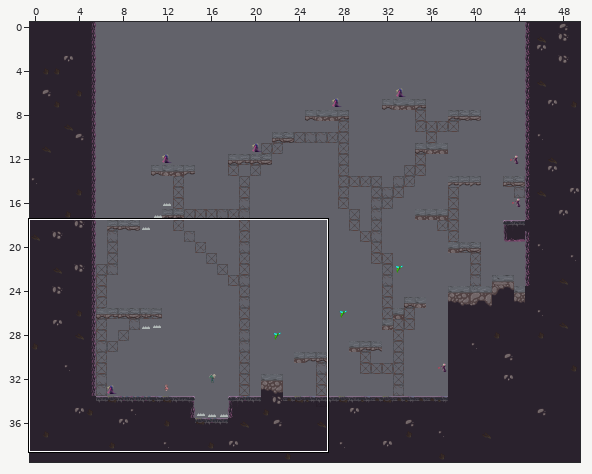
Tiled map (JSON), stored at Eudaemon/assets/levels/level3.json. Above: a wide view before the commit, with the close-up outlined.
Close-up. Before the edit:
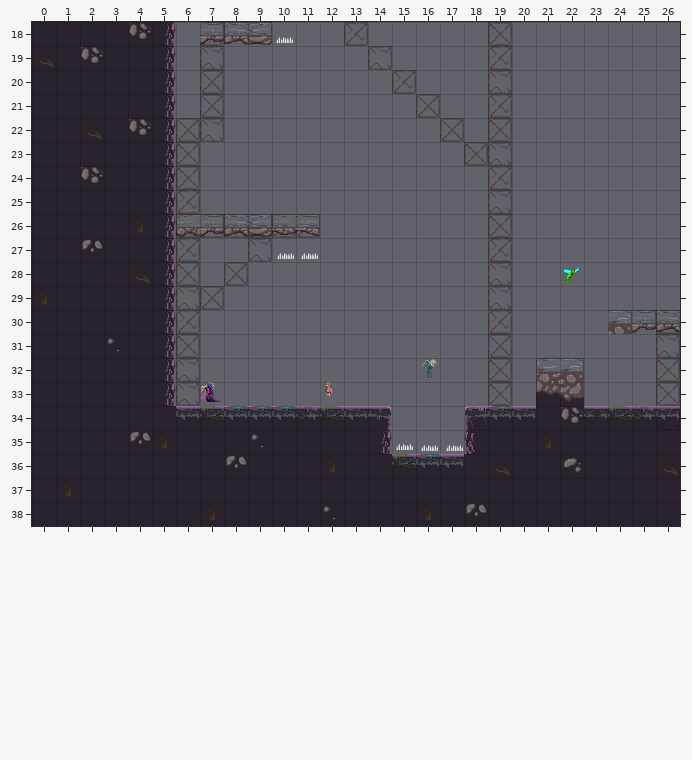
Cells are 32x32 px. Shown: x 0..26, y 18..38. The commit also changed other parts of the map, which this record leaves out.
After the commit:
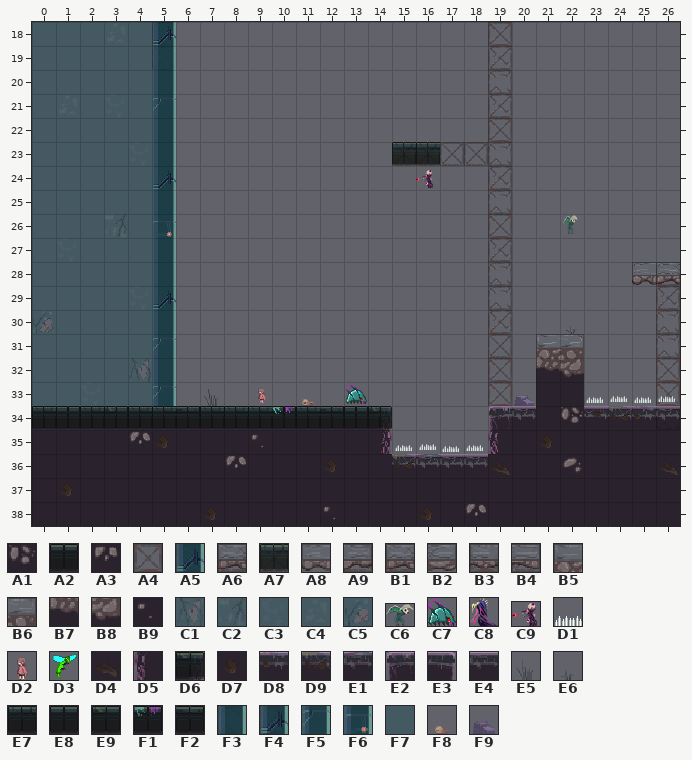
Key: from "Eudaemon Tilleset": A1 10 "DeepDirt1x1A", A2 11 "DeepDirt1x1B", A3 16 "DirtDeepDirt1x1D", A4 19 "Scaffolding1x1A", A5 20 "Scaffolding1x1B", A6 21 "Scaffolding1x1C", A7 22 "Scaffolding1x1D", A8 25 "ConcreteNoBottom2x1_1A", A9 26 "ConcreteNoBottom2x1_2A", B1 27 "ConcreteNoBottom2x1_1B", B2 28 "ConcreteNoBottom2x1_2B", B3 29 "ConcreteNoBottom2x1_1C", B4 30 "ConcreteNoBottom2x1_2C", B5 31 "ConcreteDirtBottom2x2_1A", B6 32 "ConcreteDirtBottom2x2_2A", B7 33 "ConcreteDirtBottom2x2_3A", B8 34 "ConcreteDirtBottom2x2_4A", B9 53 "DeepDirt1x1D", C1 55 "BGConcreteA", C2 56 "BGConcreteB", C3 57 "BGConcreteC", C4 58 "BGConcreteD", C5 59 "BGConcreteE", C6 80 "flyGuardian", C7 82 "goomba", C8 83 "goombaTracking", C9 85 "projectile", D1 86 "spike", D2 87 "momo", D3 88 "fly", D4 89 "CorruptedDirtC", D5 92 "CorruptedLeftA", D6 93 "CorruptedRightA", D7 105 "CorruptedDirtB", D8 107 "CorruptedTopC", D9 108 "CorruptedTopD", E1 109 "CorruptedTopE", E2 118 "CorruptedEndLeftA", E3 119 "CorruptedEndRightA", E4 122 "CorruptedTopA", E5 132 "GrassB", E6 133 "GrassC", E7 142 "TiledFloorB", E8 143 "TiledFloorA", E9 144 "TiledFloorC", F1 145 "TiledFloorE", F2 146 "TiledFloorD", F3 148 "MetalPlatformDVert", F4 150 "MetalPlatformFVert", F5 153 "MetalPlatformAVert", F6 154 "MetalPlatformBVert", F7 156 "MetalWallBGA", F8 161 "skulls", F9 163 "rock".
__ is an empty cell.
Objects are placed by their top-left corner, in cells (3,4 is the top-left corner of cell 3,4); size is 1x1 cell unless given.
See-through tiles are keyed as they look on the map.
Diff:
Layer "TileLayerBG2":
y 18: x 0..5 __ __ __ __ __ __ -> F7 F7 F7 C4 F7 F7
y 19..20: x 0..5 __ __ __ __ __ __ -> F7 F7 F7 F7 F7 F7
y 21: x 0..5 __ __ __ __ __ __ -> F7 C4 F7 C3 F7 F7
y 22: x 0..5 __ __ __ __ __ __ -> F7 F7 F7 F7 F7 F7
y 23: x 0..5 __ __ __ __ __ __ -> F7 F7 F7 F7 C3 F7
y 24..25: x 0..5 __ __ __ __ __ __ -> F7 F7 F7 F7 F7 F7
y 26: x 0..5 __ __ __ __ __ __ -> F7 F7 F7 C2 F7 F7
y 27: x 0..5 __ __ __ __ __ __ -> F7 C3 F7 F7 F7 F7
y 28: x 0..5 __ __ __ __ __ __ -> F7 F7 F7 F7 F7 F7
y 29: x 0..5 __ __ __ __ __ __ -> F7 F7 F7 F7 C3 F7
y 30: x 0..5 __ __ __ __ __ __ -> C5 F7 F7 F7 F7 F7
y 31: x 0..5 __ __ __ __ __ __ -> F7 F7 F7 F7 F7 F7
y 32: x 0..5 __ __ __ __ __ __ -> F7 F7 F7 F7 C1 F7
y 33: x 0..5 __ __ __ __ __ __ -> F7 F7 C3 F7 F7 F7
y 34: x 0..14 __ __ __ __ __ __ __ __ __ __ __ __ __ __ __ -> A2 A2 A2 A2 A2 A2 A2 A2 A2 A2 A2 A2 A2 A2 D6
Layer "TileLayerBG":
y 18: x 5 __ -> A5; x 7 A7 -> __; x 13 A6 -> __
y 19: x 5 __ -> A5; x 7 A5 -> __; x 14 A5 -> __
y 20: x 7 A7 -> __; x 15 A6 -> __
y 21: x 7 A7 -> __; x 16 A7 -> __
y 22: x 6..7 A7 A5 -> __ __; x 17 A7 -> __
y 23: x 6 A4 -> __; x 15..18 __ __ __ A4 -> A7 A7 A7 A7
y 24: x 6 A4 -> __
y 25: x 6 A6 -> __
y 26: x 6..11 A7 A6 A5 A7 A4 A7 -> __ __ __ __ __ __
y 27: x 6 A6 -> __; x 9 A5 -> __
y 28: x 6 A4 -> __; x 8 A7 -> __; x 26 __ -> A6
y 29: x 6..7 A5 A7 -> __ __; x 26 __ -> A6
y 30: x 6 A6 -> __; x 22 __ -> E6; x 26 A7 -> A5
y 31: x 6 A4 -> __
y 32: x 6 A5 -> __
y 33: x 6..7 A5 __ -> __ E5; x 11 __ -> F8; x 20 __ -> F9
Layer "TileLayerFG":
y 18: x 0..5 A2 A2 A2 A2 A1 D6 -> __ __ __ __ __ F4; x 7..9 A9 B1 B2 -> __ __ __
y 19: x 0..5 D4 A2 A1 A2 A2 D6 -> __ __ __ __ __ F3
y 20: x 0..5 A2 A2 A2 A2 A2 D6 -> __ __ __ __ __ F3
y 21: x 0..5 A2 A2 A2 A2 A2 D6 -> __ __ __ __ __ F5
y 22: x 0..5 A2 A2 D4 A2 A1 D6 -> __ __ __ __ __ F3
y 23: x 0..5 A2 A2 A2 A2 A2 D6 -> __ __ __ __ __ F3; x 15..16 __ __ -> E7 E7
y 24: x 0..5 A2 A2 A1 A2 A2 D6 -> __ __ __ __ __ F4
y 25: x 0..5 A2 A2 A2 A2 A2 D6 -> __ __ __ __ __ F3
y 26: x 0..11 A2 A2 A2 A2 D7 D6 A8 A9 B1 B2 B3 B4 -> __ __ __ __ __ F6 __ __ __ __ __ __
y 27: x 0..5 A2 A2 A3 A2 A2 D6 -> __ __ __ __ __ F3
y 28: x 0..5 A2 A2 A2 A2 D4 D6 -> __ __ __ __ __ F3; x 25..26 __ __ -> A8 B1
y 29: x 0..5 D7 A2 A2 A2 A2 D6 -> __ __ __ __ __ F4
y 30: x 0..5 A2 A2 A2 A2 A2 D6 -> __ __ __ __ __ F3; x 24..26 B6 A9 B1 -> __ __ __
y 31: x 0..5 A2 A2 A2 B9 A2 D6 -> __ __ __ __ __ F5; x 21..22 __ __ -> B5 B6
y 32: x 0..5 A2 A2 A2 A2 A2 D6 -> __ __ __ __ __ F3; x 21..22 B5 B6 -> B7 B8
y 33: x 0..5 A2 A2 A2 A2 A2 D6 -> __ __ __ __ __ F5; x 21..22 B7 B8 -> A2 A2
y 34: x 0..14 A2 A2 A2 A2 A2 A2 E4 D9 E1 E1 E1 D8 D9 E4 E3 -> E7 E8 E7 E9 E7 E7 F2 E7 E7 E7 F1 E7 F2 E8 E9; x 18..19 E2 E1 -> __ E2
y 35: x 18..19 D5 A2 -> __ D5
y 36: x 18 A2 -> E4
Layer "ObjectLayer":
changed: D2 "StartingPoint" at 12,32.8 size 0.8x0.7 -> D2 "StartingPoint" at 9.2,33.1 size 0.8x0.7
added: C9 "Projectile" at 16,24.1 size 0.8x0.8
added: C6 "FlyGuardian" at 22.1,26.1 size 0.6x0.8
added: D1 "Spike" at 26.1,33.2 size 0.7x0.7
added: D1 "Spike" at 24.1,33.2 size 0.7x0.7
added: D1 "Spike" at 25.1,33.2 size 0.7x0.7
added: D1 "Spike" at 23.1,33.2 size 0.7x0.7
added: C7 "GoombaGuardian" at 13.1,33.1 size 0.9x0.9
added: D1 "Spike" at 16.1,35.1 size 0.7x0.7
added: D1 "Spike" at 15.1,35.2 size 0.7x0.7
added: D1 "Spike" at 18.1,35.2 size 0.7x0.7
added: D1 "Spike" at 17.1,35.2 size 0.7x0.7
removed: D1 "Spike" at 10.2,18.2 size 0.7x0.7
removed: D1 "Spike" at 11.2,27.2 size 0.7x0.7
removed: D1 "Spike" at 10.2,27.2 size 0.7x0.7
removed: D3 "Fly" at 22.1,28.2 size 0.8x0.7
removed: C6 "FlyGuardian" at 16.2,32 size 0.6x0.8
removed: C8 "Goomba" at 7,33 size 0.9x0.8
removed: D1 "Spike" at 15.2,35.1 size 0.7x0.7
removed: D1 "Spike" at 17.2,35.2 size 0.7x0.7
removed: D1 "Spike" at 16.2,35.2 size 0.7x0.7
